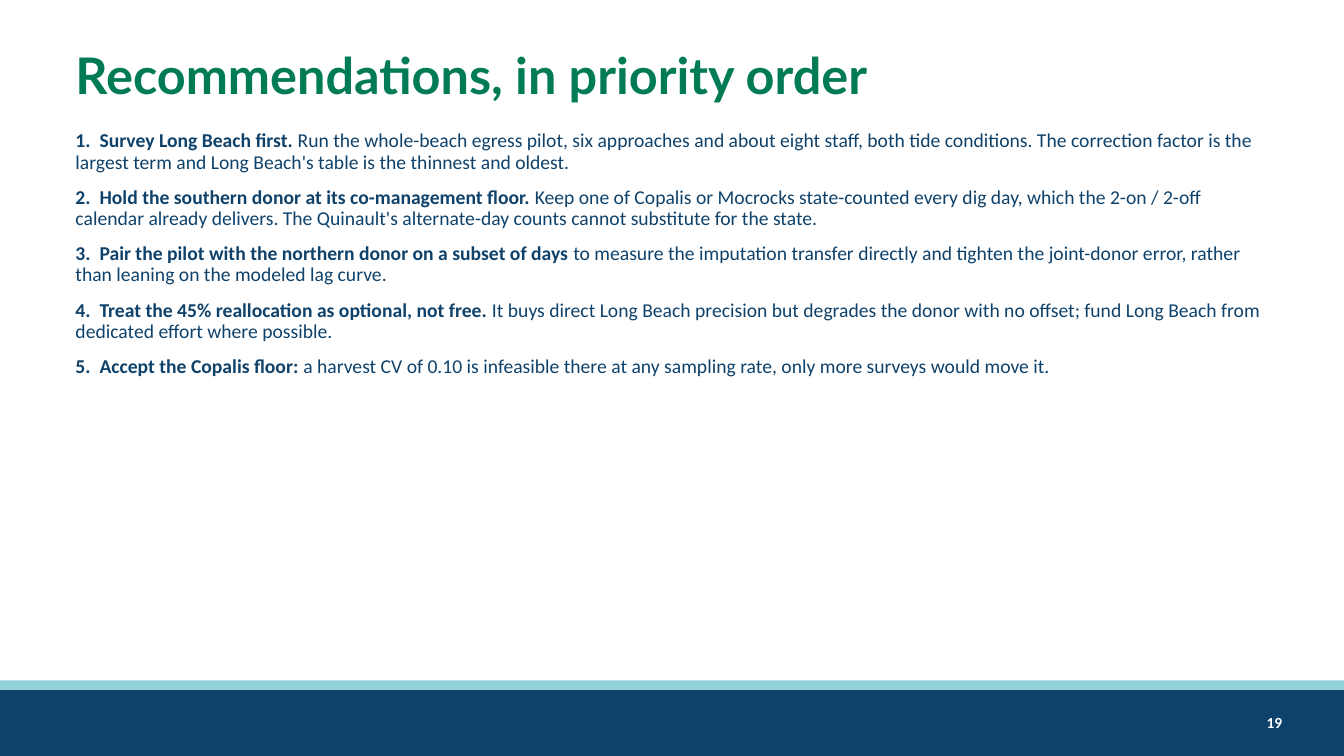
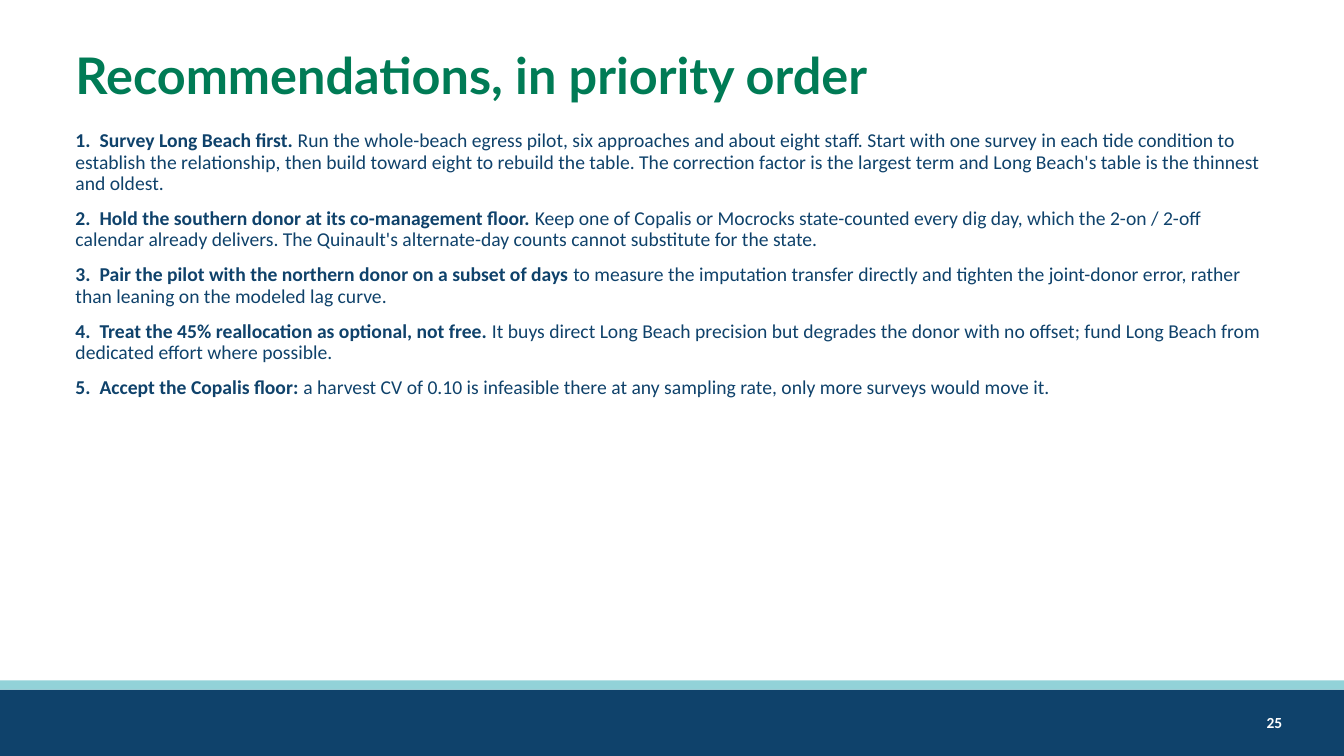
Before and after one commit to mattgeorgephd/razor-clam-harvest-monitoring, a slide deck: slide 25 of 07_presentations/razor-clam-sampling-design.pptx (slide 19 before the commit). Drawn at 1344x756 pixels with LibreOffice and Linux fonts; fonts in the diff are those of the drawing; background and template pictures are left out. Boxes give left, top, right and bottom in pixels: in the first picture for what was removed or moved away, otherwise in the second. Text is boxed around its words. In the diff, an @@ line names an element or a change of style, - is before the commit and + after.

```diff
--- a/07_presentations/razor-clam-sampling-design.pptx
+++ b/07_presentations/razor-clam-sampling-design.pptx
@@ text at (x1=75, y1=133, x2=1259, y2=190): text changed @@
-1. Survey Long Beach first. Run the whole-beach egress pilot, six approaches and about eight staff, both tide conditions. The correction factor is the largest term and Long Beach's table is the thinnest and oldest.
+1. Survey Long Beach first. Run the whole-beach egress pilot, six approaches and about eight staff. Start with one survey in each tide condition to establish the relationship, then build toward eight to rebuild the table. The correction factor is the largest term and Long Beach's table is the thinnest and oldest.
@@ page number at (x1=1267, y1=718, x2=1283, y2=728): text changed @@
-19
+25
```
Also in this commit, not shown: 7 slides added, 1 slide removed, 9 other files.
